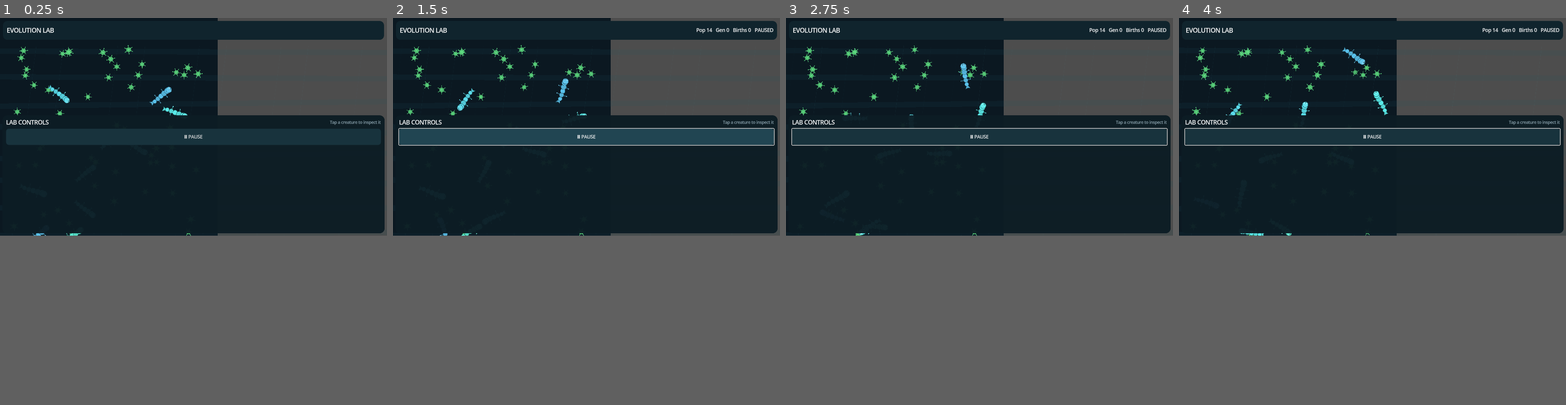
Above: before the commit, frames 1-4 (left to right).
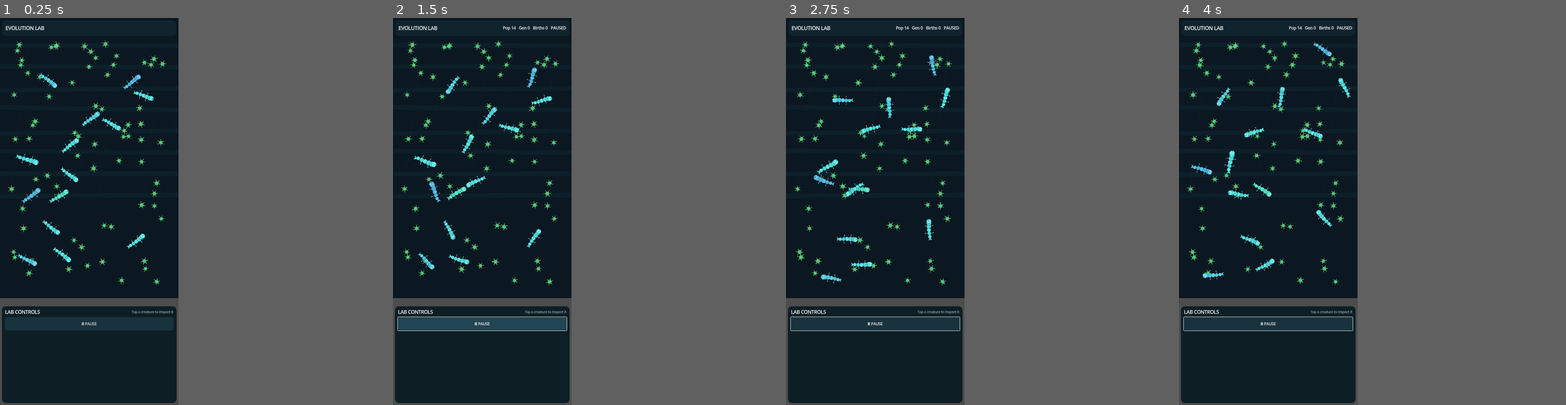
Above: after the commit, the same moments.

Repository: narmanb/procedural-evolution-simulator
Game: Godot game, scene res://scenes/main.tscn
Two runs of this game, one before a commit and one after it. Both use one fixed random seed, a clock stepped at 60 frames per second and the inputs below.
Inputs (mouse positions are in pixels of both pictures, inside the frame that each line leads up to):
- Up to frame 1 (0.25 s): no input
- Up to frame 2 (1.5 s): tap A at 0.5 s; move the mouse to (671, 114) at 0.52 s; tap Q at 0.6 s; click (671, 114) at 0.67 s; tap Space at 0.77 s; click "▶ RESUME" at 1.25 s
- Up to frame 3 (2.75 s): drag from (902, 137) to (960, 168) at 2.02 s
- Up to frame 4 (4 s): move the mouse to (1411, 79) at 2.77 s; tap Q at 2.85 s; click (1411, 79) at 2.92 s; drag from (1353, 168) to (1256, 95) at 3.52 s
The window is 800x450 before the commit and 369x800 after it. Grey fills any space a smaller window leaves; there, only what the larger window draws over its background counts as a difference.

The runs differ from the first frame. In frame 1, 15% of the frame differs, in the area x 0-100%, y 0-100%; in frame 2, 19%; in frame 3, 15%; in frame 4, 15%.
Error in both runs: unsupported format character in operator '%'. (res://scripts/main.gd:202)

Commit message:
Make the simulator portrait-first on Android

Diff:
--- a/project.godot
+++ b/project.godot
@@ -9,10 +9,10 @@
 config/features=PackedStringArray("4.3")
 
 [display]
-window/size/viewport_width=1280
-window/size/viewport_height=720
-window/size/window_width_override=1280
-window/size/window_height_override=720
+window/size/viewport_width=720
+window/size/viewport_height=1560
+window/size/window_width_override=720
+window/size/window_height_override=1560
 window/stretch/mode="canvas_items"
 window/stretch/aspect="expand"
 window/handheld/orientation=1
